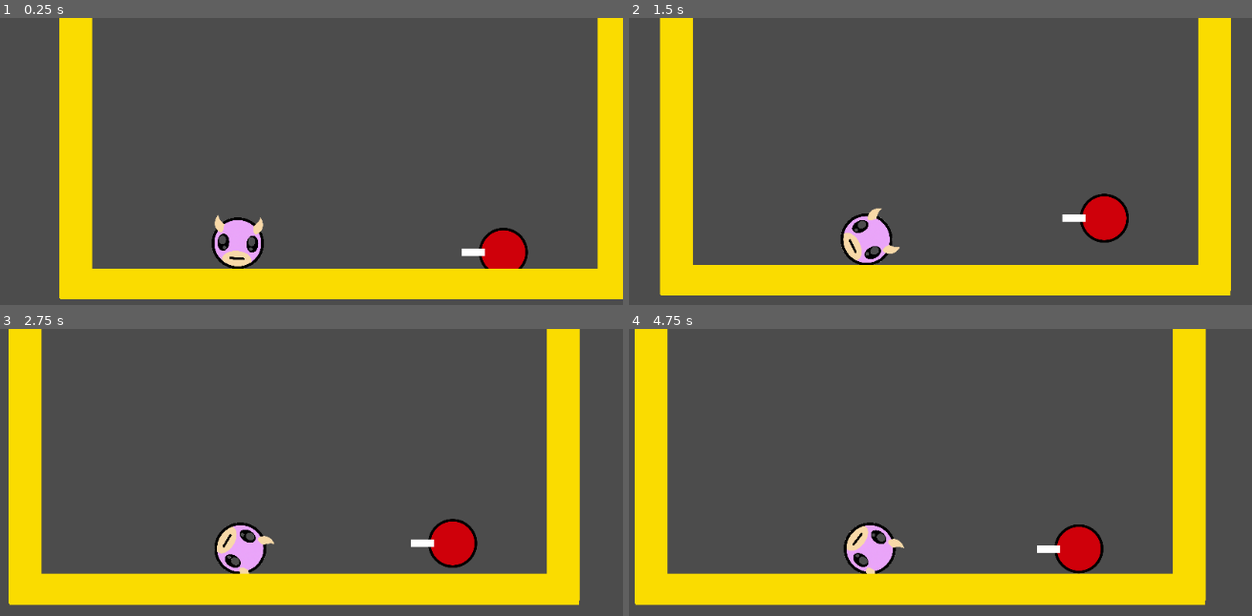
Above: before the commit, frames 1-4 (two rows, left to right).
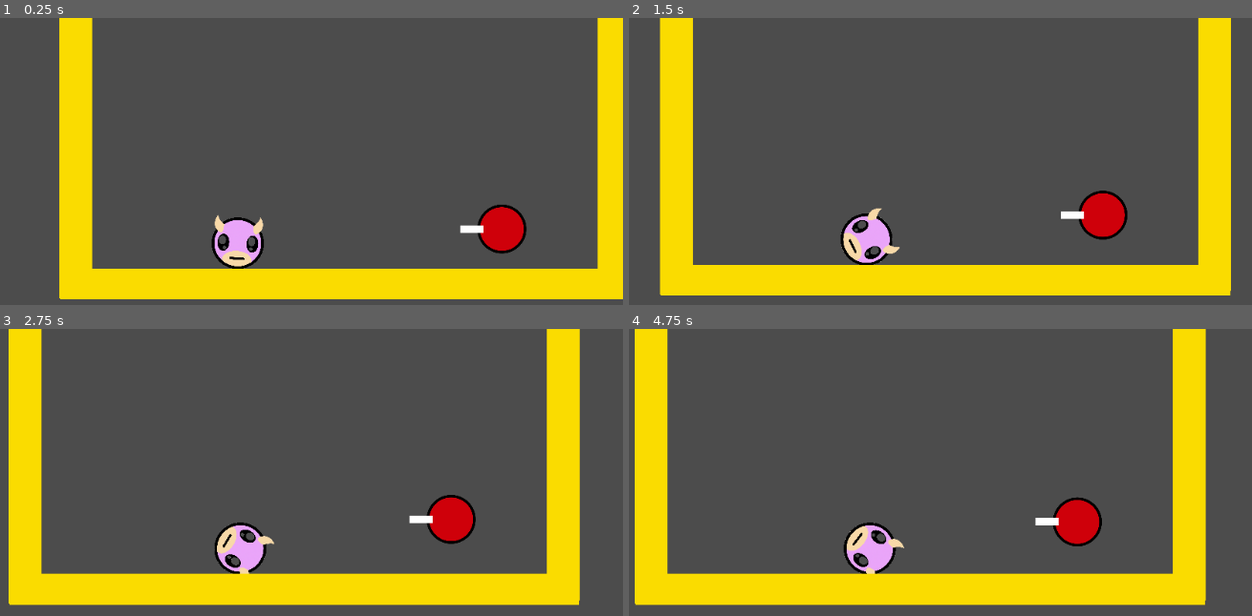
Above: after the commit, the same moments.

Repository: nratliff2078/DinoPinkTruck
Game: Godot game, scene res://scenes/world_root.tscn
Same seed, same stepped clock (60 frames per second), same inputs: the game is played once before the commit and once after it.
Inputs:
- Up to frame 1 (0.25 s): no input
- Up to frame 2 (1.5 s): no input
- Up to frame 3 (2.75 s): no input
- Up to frame 4 (4.75 s): no input

The runs differ from the first frame. In frame 1, 1.4% of the frame differs, in the area x 73-85%, y 65-88%; in frame 2, 0.5%; in frame 3, 1.6%; in frame 4, 1.7%, in the area x 65-77%, y 58-86%.

Commit message:
Updated enemy

Diff:
--- a/DinkPinkTruck/scenes/Enemy.gd
+++ b/DinkPinkTruck/scenes/Enemy.gd
@@ -10,20 +10,12 @@
 
 # Called when the node enters the scene tree for the first time.
 func _ready():
-	pass
+	apply_impulse(Vector2(0,0), Vector2(0,-100))
 
 
 # Called every frame. 'delta' is the elapsed time since the previous frame.
 func _process(delta):
-	my_random_number = 2
 	time += delta
-	if time >= 2:
-		my_random_number = 1
+	if time >= 100:
+
 		time = 0
-
-	if my_random_number == 1:
-		apply_impulse(Vector2(0,0), Vector2(0,-2 * delta))
-	if my_random_number == 2:
-		apply_impulse(Vector2(0,0), Vector2(0,2 * delta))
-
-	print(my_random_number)
--- a/DinkPinkTruck/scenes/world_root.tscn
+++ b/DinkPinkTruck/scenes/world_root.tscn
@@ -5,7 +5,7 @@
 [ext_resource path="res://scenes/Enemy.tscn" type="PackedScene" id=3]
 
 [sub_resource type="PhysicsMaterial" id=3]
-bounce = 0.9
+bounce = 1.0
 
 [sub_resource type="RectangleShape2D" id=2]
 extents = Vector2( 360, 153.75 )
@@ -23,11 +23,10 @@
 current = true
 
 [node name="Enemy" parent="." instance=ExtResource( 3 )]
-position = Vector2( 598, 437 )
+position = Vector2( 596, 516 )
 mode = 2
-mass = 47.83
+mass = 10.6041
 physics_material_override = SubResource( 3 )
-gravity_scale = 31.72
 
 [node name="StaticBody2D2" type="StaticBody2D" parent="."]
 
